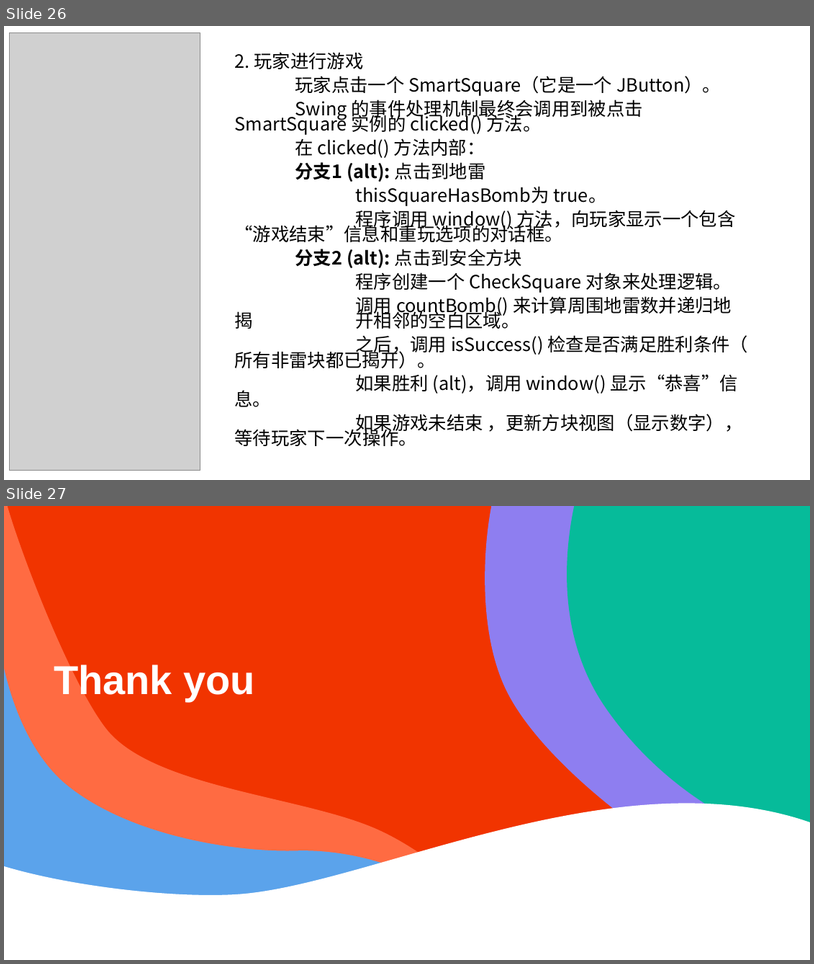
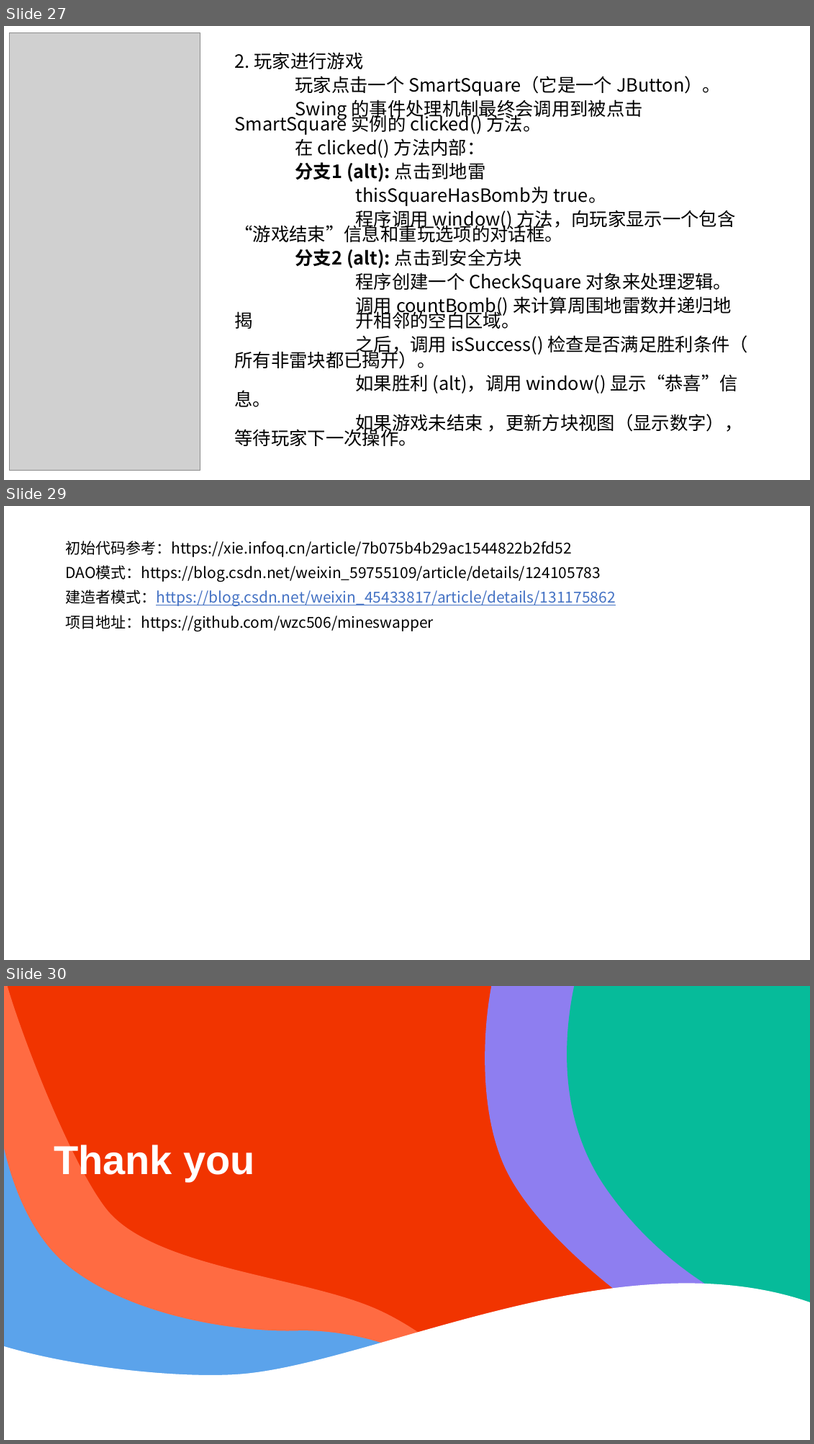
Before and after one commit to wzc506/mineswapper, a slide deck: uml.pptx. Shown one above the other, each under a label of ours: slides 26 and 27 before the commit, slides 27, 29 and 30 after it; the slides between them are not shown. The pictures are 814x964 and 814x1444 pixels, drawn with LibreOffice and Linux fonts; fonts in the diff are those of the drawing; grey boxes stand for pictures. Boxes give left, top, right and bottom in pixels: in the first picture for what was removed or moved away, otherwise in the second. Text is boxed around its words. In the diff, an @@ line names an element or a change of style, - is before the commit and + after.

```diff
--- a/uml.pptx
+++ b/uml.pptx
@@ slide 29 added at (4,506,810,960), background #FFFFFF @@
@@ text added at (65,541,615,631), 18 pt, text #000000 @@
+初始代码参考：https://xie.infoq.cn/article/7b075b4b29ac1544822b2fd52
+DAO模式：https://blog.csdn.net/weixin_59755109/article/details/124105783
+建造者模式：https://blog.csdn.net/weixin_45433817/article/details/131175862
+项目地址：https://github.com/wzc506/mineswapper
@@ what was slide 26 is now slide 27 @@
@@ what was slide 27 is now slide 30 @@
```
Also in this commit, not shown: 2 slides changed, 2 other slides added, 25 other files.
